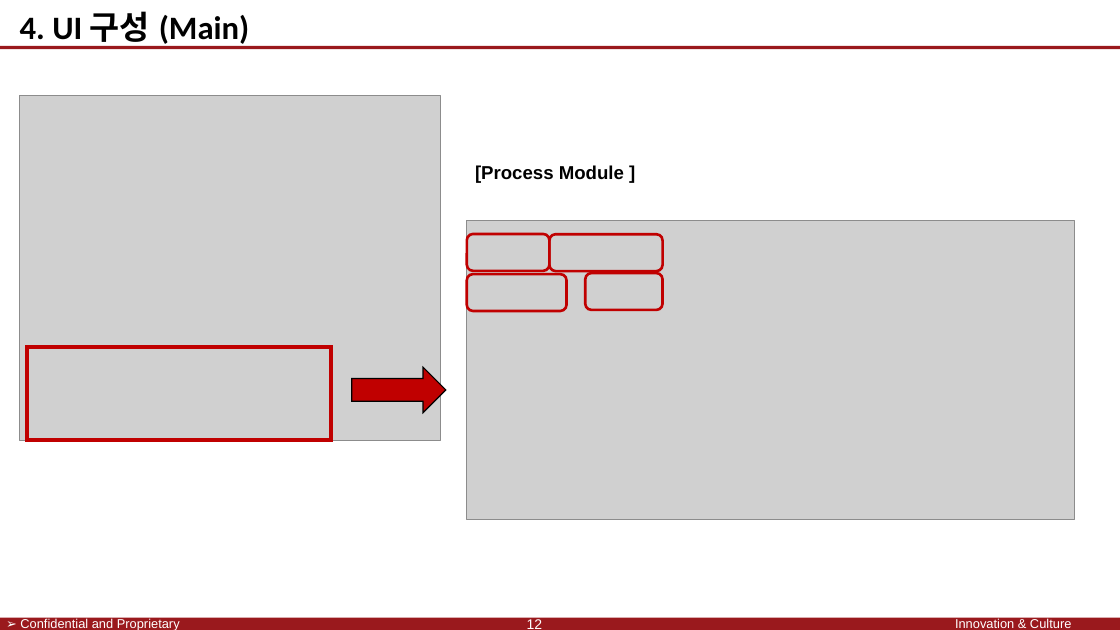
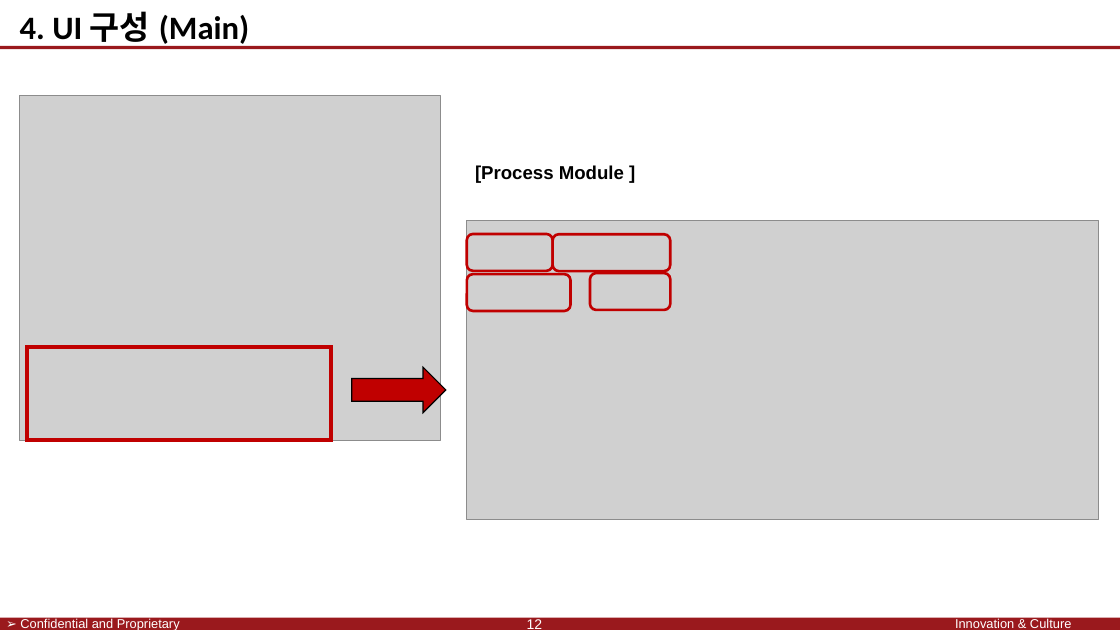
Before and after one commit to SaintSeong/JusungProject, a slide deck: slide 12 of A조 발표/A조 발표.pptx. Drawn at 1120x630 pixels with LibreOffice and Linux fonts; fonts in the diff are those of the drawing; grey boxes stand for pictures; background and template pictures are left out. Boxes give left, top, right and bottom in pixels: in the first picture for what was removed or moved away, otherwise in the second. Text is boxed around its words. In the diff, an @@ line names an element or a change of style, - is before the commit and + after.

```diff
--- a/A조 발표/A조 발표.pptx
+++ b/A조 발표/A조 발표.pptx
@@ picture: place and size @@
-picture at [467,220,1075,519]
+picture at [467,220,1099,519]
@@ rounded rectangle: place and size @@
-rounded rectangle at [467,234,549,271]
+rounded rectangle at [467,234,553,271]
@@ rounded rectangle: place and size @@
-rounded rectangle at [549,234,663,271]
+rounded rectangle at [553,234,670,271]
@@ rounded rectangle: place and size @@
-rounded rectangle at [467,274,567,311]
+rounded rectangle at [467,274,571,311]
@@ rounded rectangle: place and size @@
-rounded rectangle at [586,273,663,310]
+rounded rectangle at [590,273,670,310]
```
Also in this commit, not shown: 1 other slide changed, 1 other file.
